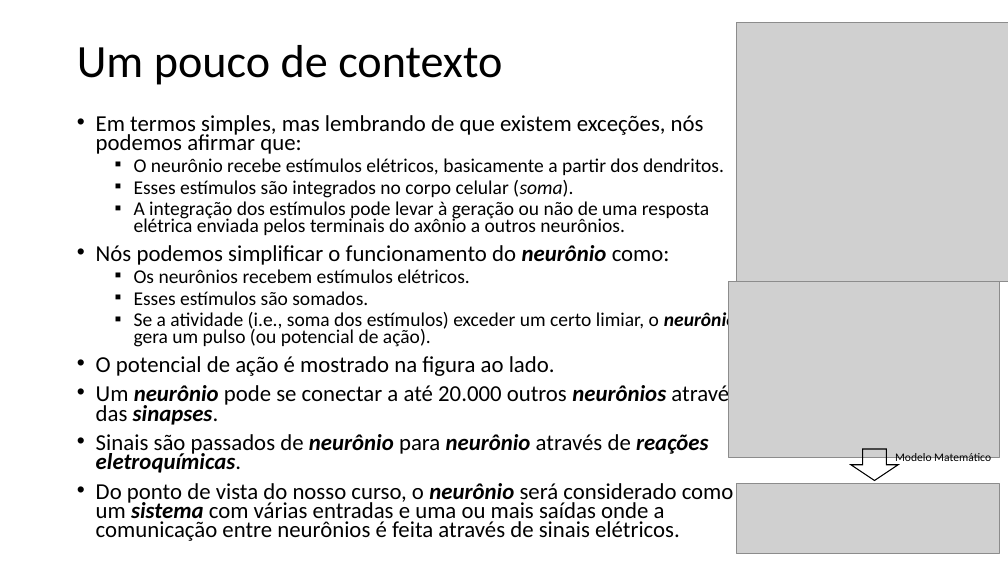
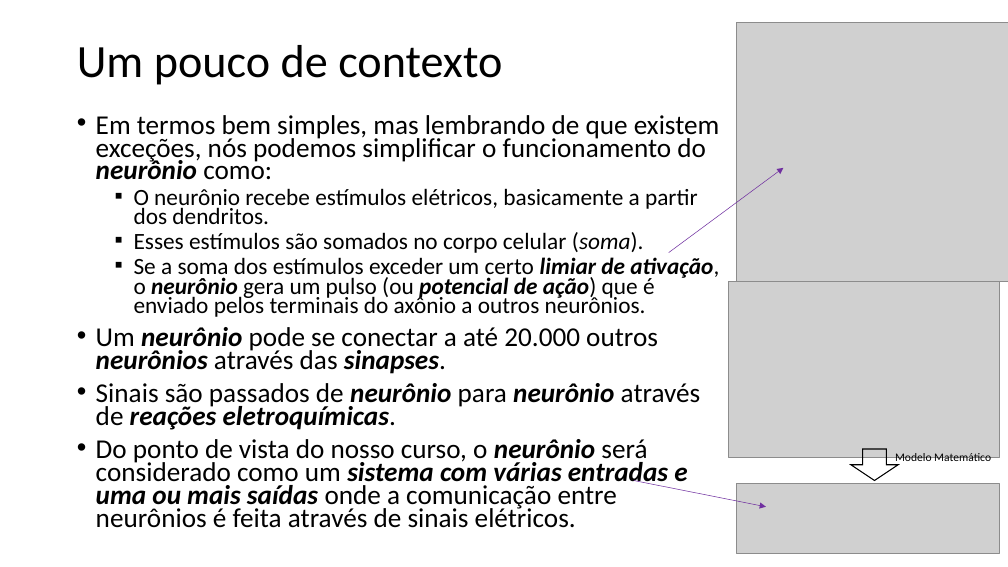
Before and after one commit to zz4fap/t320_aprendizado_de_maquina, a slide deck: slide 8 of slides/T320_Redes_Neurais_Artificiais (Parte I).pptx. Drawn at 1008x567 pixels with LibreOffice and Linux fonts; fonts in the diff are those of the drawing; grey boxes stand for pictures. Boxes give left, top, right and bottom in pixels: in the first picture for what was removed or moved away, otherwise in the second. Text is boxed around its words. In the diff, an @@ line names an element or a change of style, - is before the commit and + after.

```diff
--- a/slides/T320_Redes_Neurais_Artificiais (Parte I).pptx
+++ b/slides/T320_Redes_Neurais_Artificiais (Parte I).pptx
@@ text at (96,115,720,180): text changed; size 21.7 to 25.9 pt @@
-• Em termos simples, mas lembrando de que existem exceções, nós podemos afirmar que:
+• Em termos bem simples, mas lembrando de que existem exceções, nós podemos simplificar o funcionamento do neurônio como:
@@ arrow added from (669, 253) to (783, 168), #7030A0 0.5 pt @@
@@ text at (96,188,701,528): size 18.6 to 22.2 pt in "O neurônio recebe estímulos elétricos, basicamente a ..."; size 21.7 to 25.9 pt in "Um neurônio pode se conectar a até ...", "Sinais são passados de neurônio para neurônio ...", "Do ponto de vista do nosso curso, ..."; bold on, italic on in "com várias entradas e uma ou mais ..." @@
@@ text at (134,232,719,317): text changed; size 18.6 to 22.2 pt @@
-  ▪ Esses estímulos são integrados no corpo celular (soma).
-  ▪ A integração dos estímulos pode levar à geração ou não de uma resposta elétrica enviada pelos terminais do axônio a outros neurônios.
-• Nós podemos simplificar o funcionamento do neurônio como:
-  ▪ Os neurônios recebem estímulos elétricos.
-  ▪ Esses estímulos são somados.
-  ▪ Se a atividade (i.e., soma dos estímulos) exceder um certo limiar, o neurônio gera um pulso (ou potencial de ação).
-• O potencial de ação é mostrado na figura ao lado.
+  ▪ Esses estímulos são somados no corpo celular (soma).
+  ▪ Se a soma dos estímulos exceder um certo limiar de ativação, o neurônio gera um pulso (ou potencial de ação) que é enviado pelos terminais do axônio a outros neurônios.
@@ arrow added from (634, 481) to (766, 507), #7030A0 0.5 pt @@
```
Also in this commit, not shown: 11 other slides changed, 4 other files.
